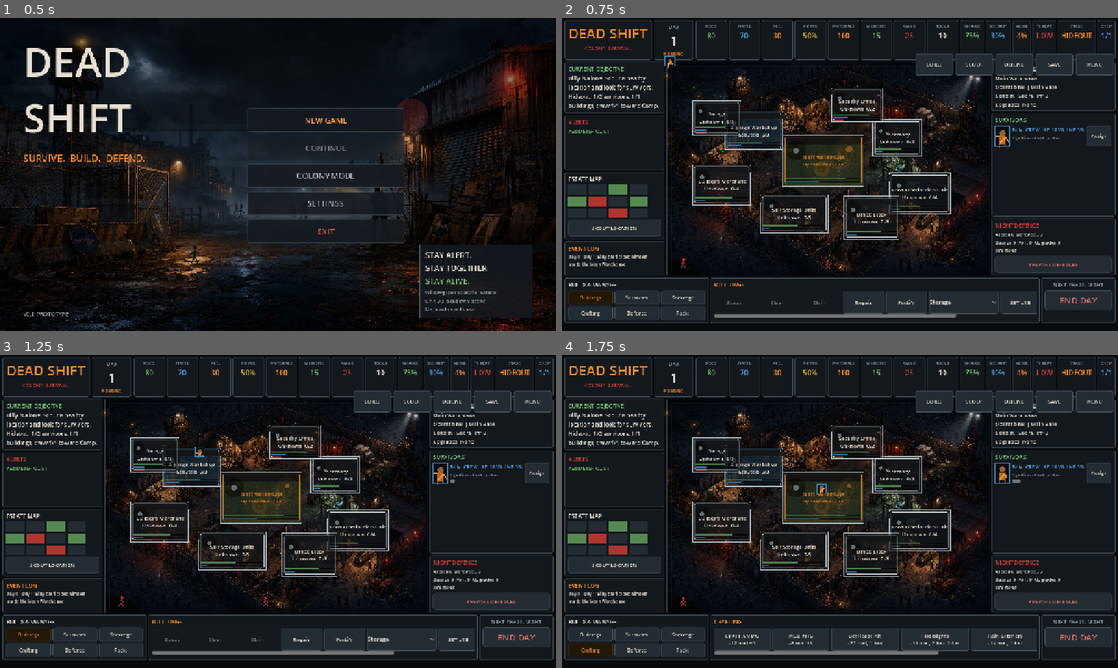
Above: before the commit, frames 1-4 (two rows, left to right).
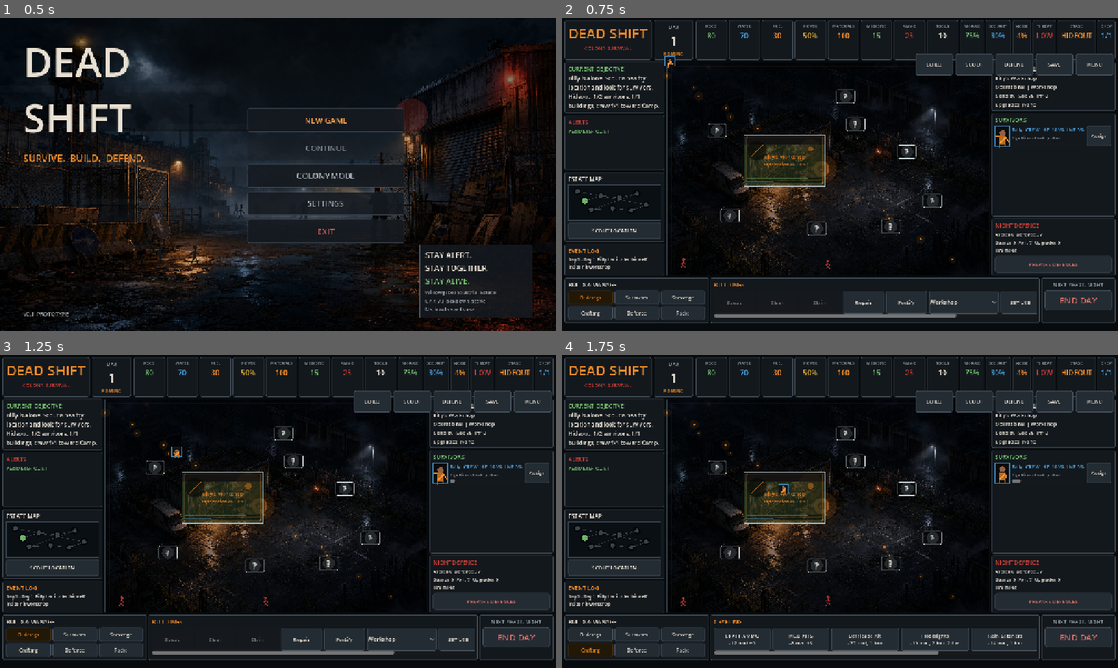
Above: after the commit, the same moments.

Repository: Robbed91/Dead-
Game: Godot game, scene res://scenes/MainMenu.tscn
Same seed, same stepped clock (60 frames per second), same inputs: the game is played once before the commit and once after it.
Inputs:
- Up to frame 1 (0.5 s): no input
- Up to frame 2 (0.75 s): click "COLONY MODE" at 0.5 s
- Up to frame 3 (1.25 s): no input
- Up to frame 4 (1.75 s): click "Crafting" at 1.25 s

Frame 1 is identical in both runs. In frame 2, 14% of the frame differs, in the area x 0-89%, y 14-92%; in frame 3, 14%; in frame 4, 14%.

Commit message:
Add staged colony backgrounds and sparse start map

Diff:
--- a/data/starting_buildings.gd
+++ b/data/starting_buildings.gd
@@ -2,8 +2,8 @@
 
 static func get_data() -> Array:
 	return [
-		{"id": 1, "name": "Main Warehouse", "type": "Base", "status": "Operational", "condition": 80, "security": 45, "infestation": 0, "power_required": 0, "noise": 5, "capacity": 6, "current_use": "Main Base", "assigned_survivors": [], "upgrades": [], "stored_supplies": {}},
-		{"id": 2, "name": "Signage Workshop", "type": "Crafting", "status": "Scouted", "condition": 65, "security": 25, "infestation": 20, "power_required": 5, "noise": 15, "capacity": 3, "current_use": "None", "assigned_survivors": [], "upgrades": [], "stored_supplies": {}},
+		{"id": 1, "name": "Main Warehouse", "type": "Base", "status": "Operational", "condition": 80, "security": 35, "infestation": 0, "power_required": 0, "noise": 5, "capacity": 3, "current_use": "Workshop", "assigned_survivors": [], "upgrades": [], "stored_supplies": {}},
+		{"id": 2, "name": "Signage Workshop", "type": "Crafting", "status": "Unknown", "condition": 65, "security": 25, "infestation": 20, "power_required": 5, "noise": 15, "capacity": 3, "current_use": "None", "assigned_survivors": [], "upgrades": [], "stored_supplies": {}},
 		{"id": 3, "name": "Builder's Merchant", "type": "Supplies", "status": "Unknown", "condition": 70, "security": 20, "infestation": 35, "power_required": 0, "noise": 10, "capacity": 4, "current_use": "None", "assigned_survivors": [], "upgrades": [], "stored_supplies": {}},
 		{"id": 4, "name": "Pharmacy", "type": "Medical", "status": "Unknown", "condition": 60, "security": 15, "infestation": 40, "power_required": 3, "noise": 8, "capacity": 2, "current_use": "None", "assigned_survivors": [], "upgrades": [], "stored_supplies": {}},
 		{"id": 5, "name": "Garage", "type": "Vehicle", "status": "Unknown", "condition": 70, "security": 25, "infestation": 25, "power_required": 4, "noise": 20, "capacity": 3, "current_use": "None", "assigned_survivors": [], "upgrades": [], "stored_supplies": {}},
--- a/scripts/GameManager.gd
+++ b/scripts/GameManager.gd
@@ -38,7 +38,7 @@
 	phase = "Morning"
 	game_over_message = ""
 	colony_tier_index = _calculate_colony_tier_index()
-	add_log("Day 1: Billy barricaded himself inside the Main Warehouse.")
+	add_log("Day 1: Billy barricaded himself inside his workshop.")
 	_update_objective()
 	SaveManager.save_game(event_log)
 	state_changed.emit()
--- a/scripts/MainMenu.gd
+++ b/scripts/MainMenu.gd
@@ -7,7 +7,7 @@
 const GREEN := Color("#70b86b")
 const TEXT := Color("#e8e0d2")
 const MUTED := Color("#9aa4aa")
-const MENU_BACKGROUND := preload("res://assets/placeholders/menu_background.png")
+const MENU_BACKGROUND := preload("res://assets/backgrounds/main_menu.png")
 
 var continue_button: Button
 var backdrop_layer: Control
--- a/scripts/ResourceManager.gd
+++ b/scripts/ResourceManager.gd
@@ -31,7 +31,7 @@
 		"infection_risk": 5,
 		"noise": 4,
 		"horde_threat": 0,
-		"beds": 6,
+		"beds": 2,
 		"population": 1,
 		"day_number": 1
 	}
--- a/scripts/UIManager.gd
+++ b/scripts/UIManager.gd
@@ -14,7 +14,12 @@
 const YELLOW := Color("#d9aa38")
 const TEXT := Color("#e8e0d2")
 const MUTED := Color("#91a0a6")
-const ESTATE_BACKGROUND := preload("res://assets/placeholders/estate_background.png")
+const HIDEOUT_BACKGROUND := preload("res://assets/backgrounds/hideout.png")
+const CAMP_BACKGROUND := preload("res://assets/backgrounds/camp.png")
+const COMMUNITY_BACKGROUND := preload("res://assets/backgrounds/community.png")
+const SETTLEMENT_BACKGROUND := preload("res://assets/backgrounds/settlement.png")
+const DISTRICT_BACKGROUND := preload("res://assets/backgrounds/district.png")
+const CITY_BACKGROUND := preload("res://assets/backgrounds/city.png")
 
 const BUILDING_LAYOUT := {
 	"Main Warehouse": Rect2(0.36, 0.34, 0.25, 0.24),
@@ -26,6 +31,18 @@
 	"Food Distribution Unit": Rect2(0.69, 0.52, 0.19, 0.19),
 	"Self-Storage Units": Rect2(0.29, 0.62, 0.21, 0.18),
 	"Office Block": Rect2(0.55, 0.63, 0.17, 0.2),
+}
+
+const HIDEOUT_LAYOUT := {
+	"Main Warehouse": Rect2(0.24, 0.34, 0.25, 0.24),
+	"Signage Workshop": Rect2(0.55, 0.25, 0.07, 0.08),
+	"Builder's Merchant": Rect2(0.16, 0.68, 0.07, 0.08),
+	"Pharmacy": Rect2(0.71, 0.38, 0.07, 0.08),
+	"Garage": Rect2(0.12, 0.28, 0.07, 0.08),
+	"Security Office": Rect2(0.52, 0.12, 0.07, 0.08),
+	"Food Distribution Unit": Rect2(0.79, 0.61, 0.07, 0.08),
+	"Self-Storage Units": Rect2(0.43, 0.74, 0.07, 0.08),
+	"Office Block": Rect2(0.66, 0.73, 0.07, 0.08),
 }
 
 var active_tab := "Buildings"
@@ -180,16 +197,11 @@
 
 	var map := _add_panel(left, Vector2(0, 140))
 	map.add_child(_label("ESTATE MAP", 13, TEXT))
-	var grid := GridContainer.new()
-	grid.columns = 4
-	grid.add_theme_constant_override("h_separation", 5)
-	grid.add_theme_constant_override("v_separation", 5)
+	var grid := Control.new()
+	grid.custom_minimum_size = Vector2(0, 82)
+	grid.size_flags_horizontal = Control.SIZE_EXPAND_FILL
+	grid.draw.connect(_draw_estate_minimap.bind(grid))
 	map.add_child(grid)
-	for i in range(12):
-		var tile := ColorRect.new()
-		tile.custom_minimum_size = Vector2(42, 22)
-		tile.color = GREEN.darkened(0.25) if i in [2, 4, 7] else (RED.darkened(0.1) if i in [5, 10] else PANEL_LIGHT)
-		grid.add_child(tile)
 	var scout := _small_button("SCOUT LOCATION")
 	scout.pressed.connect(_show_scavenge_popup)
 	map.add_child(scout)
@@ -348,7 +360,8 @@
 func _draw_estate_map(map: Control) -> void:
 	var size := map.size
 	map.draw_rect(Rect2(Vector2.ZERO, size), Color("#101519"), true)
-	map.draw_texture_rect(ESTATE_BACKGROUND, Rect2(Vector2.ZERO, size), false, Color(0.96, 0.96, 0.96, 0.94))
+	var background := _stage_background()
+	map.draw_texture_rect(background, Rect2(Vector2.ZERO, size), false, Color(0.96, 0.96, 0.96, 0.94))
 	map.draw_rect(Rect2(Vector2.ZERO, size), Color(0.0, 0.0, 0.0, 0.12), true)
 	_draw_growth_perimeter(map)
 	var fire_pulse := 0.72 + (sin(ambient_time * 6.0) + 1.0) * 0.12
@@ -365,6 +378,9 @@
 		_draw_zombie_silhouette(map, pos, 0.75, RED.darkened(0.15))
 	for building in BuildingManager.buildings:
 		var rect := _building_rect(map, building)
+		if _is_expansion_marker(building):
+			_draw_expansion_marker(map, building, rect)
+			continue
 		var color := _building_color(building).darkened(0.15)
 		map.draw_rect(rect.grow(3), Color(0.02, 0.024, 0.027, 0.32), true)
 		map.draw_rect(rect, Color(color.r, color.g, color.b, 0.28), true)
@@ -390,6 +406,14 @@
 		_draw_map_light(map, lamp, 5.0 + pulse * 3.0, ORANGE)
 	if String(building.get("status", "")) == "Infested":
 		_draw_zombie_silhouette(map, rect.position + rect.size * Vector2(0.78, 0.68), 0.75, RED)
+
+func _draw_expansion_marker(map: Control, building: Dictionary, rect: Rect2) -> void:
+	var pulse := 0.55 + (sin(ambient_time * 2.8 + float(building.get("id", 0))) + 1.0) * 0.15
+	var center := rect.position + rect.size * 0.5
+	var color := BLUE if String(building.get("status", "")) == "Scouted" else MUTED
+	map.draw_circle(center, 18.0, Color(0.0, 0.0, 0.0, 0.52))
+	map.draw_circle(center, 13.0 + pulse * 2.0, Color(color.r, color.g, color.b, 0.32))
+	map.draw_circle(center, 4.0, color)
 
 func _draw_growth_perimeter(map: Control) -> void:
 	var size := map.size
@@ -450,6 +474,26 @@
 			return TEXT
 	return MUTED
 
+func _draw_estate_minimap(node: Control) -> void:
+	var size := node.size
+	node.draw_rect(Rect2(Vector2.ZERO, size), Color("#0a0f13"), true)
+	node.draw_rect(Rect2(Vector2.ZERO, size), Color("#34404a"), false, 1)
+	var points := [
+		Vector2(0.18, 0.45), Vector2(0.35, 0.3), Vector2(0.55, 0.36),
+		Vector2(0.74, 0.25), Vector2(0.25, 0.7), Vector2(0.48, 0.66),
+		Vector2(0.68, 0.72), Vector2(0.84, 0.56), Vector2(0.1, 0.18)
+	]
+	for i in range(points.size()):
+		var building: Dictionary = BuildingManager.buildings[i]
+		var pos := Vector2(points[i].x * size.x, points[i].y * size.y)
+		var color := _building_color(building)
+		var radius := 5.0 if String(building.get("status", "")) == "Unknown" else 7.0
+		node.draw_circle(pos, radius + 4.0, Color(0, 0, 0, 0.45))
+		node.draw_circle(pos, radius, color)
+		if i > 0:
+			var prev := Vector2(points[i - 1].x * size.x, points[i - 1].y * size.y)
+			node.draw_line(prev, pos, Color("#3b454e"), 1)
+
 func _draw_map_bar(map: Control, pos: Vector2, width: float, value: float, color: Color) -> void:
 	map.draw_rect(Rect2(pos, Vector2(width, 3)), Color("#060809"), true)
 	map.draw_rect(Rect2(pos, Vector2(width * value, 3)), color, true)
@@ -460,13 +504,38 @@
 		if not building_buttons.has(id):
 			continue
 		var button: Button = building_buttons[id]
+		button.text = _building_button_text(building)
+		button.add_theme_font_size_override("font_size", 12 if not _is_expansion_marker(building) else 18)
 		var rect := _building_rect(map, building).grow(-4)
 		button.position = rect.position
 		button.size = rect.size
 
 func _building_rect(map: Control, building: Dictionary) -> Rect2:
-	var layout: Rect2 = BUILDING_LAYOUT.get(String(building["name"]), Rect2(0.4, 0.4, 0.16, 0.16))
+	var layouts := HIDEOUT_LAYOUT if GameManager.colony_tier_index == 0 else BUILDING_LAYOUT
+	var layout: Rect2 = layouts.get(String(building["name"]), Rect2(0.4, 0.4, 0.16, 0.16))
 	return Rect2(Vector2(layout.position.x * map.size.x, layout.position.y * map.size.y), Vector2(layout.size.x * map.size.x, layout.size.y * map.size.y))
+
+func _stage_background() -> Texture2D:
+	match GameManager.colony_tier_index:
+		0:
+			return HIDEOUT_BACKGROUND
+		1:
+			return CAMP_BACKGROUND
+		2:
+			return COMMUNITY_BACKGROUND
+		3:
+			return SETTLEMENT_BACKGROUND
+		4:
+			return DISTRICT_BACKGROUND
+		_:
+			return CITY_BACKGROUND
+
+func _is_expansion_marker(building: Dictionary) -> bool:
+	if GameManager.colony_tier_index >= 2:
+		return false
+	if String(building.get("status", "")) in ["Claimed", "Operational", "Fortified"]:
+		return false
+	return String(building.get("status", "")) in ["Unknown", "Scouted", "Infested", "Cleared"]
 
 func _connect_signals() -> void:
 	GameManager.state_changed.connect(_refresh)
@@ -730,7 +799,7 @@
 	for upgrade_id in upgrades:
 		upgrade_names.append(BuildingManager.get_upgrade_name(String(upgrade_id)))
 	var upgrade_text := "None" if upgrade_names.is_empty() else ", ".join(upgrade_names)
-	selected_building_label.text = "%s\n%s | %s\nCond %d  Sec %d  Inf %d\nUpgrades: %s" % [building["name"], building["status"], building["current_use"], building["condition"], building["security"], building["infestation"], upgrade_text]
+	selected_building_label.text = "%s\n%s | %s\nCond %d  Sec %d  Inf %d\nUpgrades: %s" % [_building_display_name(building), building["status"], building["current_use"], building["condition"], building["security"], building["infestation"], upgrade_text]
 
 func _refresh_night_preview() -> void:
 	if night_preview_label == null:
@@ -936,7 +1005,7 @@
 		close_empty.pressed.connect(_dismiss_modal)
 		box.add_child(close_empty)
 		return
-	var summary := _label("%s\n%s | %s | condition %d | security %d | infestation %d" % [building["name"], building["status"], building["current_use"], building["condition"], building["security"], building["infestation"]], 14, TEXT, HORIZONTAL_ALIGNMENT_CENTER)
+	var summary := _label("%s\n%s | %s | condition %d | security %d | infestation %d" % [_building_display_name(building), building["status"], building["current_use"], building["condition"], building["security"], building["infestation"]], 14, TEXT, HORIZONTAL_ALIGNMENT_CENTER)
 	summary.autowrap_mode = TextServer.AUTOWRAP_WORD_SMART
 	box.add_child(summary)
 
@@ -1243,8 +1312,17 @@
 	return {}
 
 func _building_button_text(building: Dictionary) -> String:
+	if _is_expansion_marker(building):
+		if String(building.get("status", "")) == "Unknown":
+			return "?"
+		return "!\n%s" % String(building.get("status", ""))
 	var assigned := Array(building.get("assigned_survivors", []))
-	return "%s\n%s  %d/%d" % [building["name"], building["status"], assigned.size(), int(building.get("capacity", 0))]
+	return "%s\n%s  %d/%d" % [_building_display_name(building), building["status"], assigned.size(), int(building.get("capacity", 0))]
+
+func _building_display_name(building: Dictionary) -> String:
+	if GameManager.colony_tier_index == 0 and String(building.get("name", "")) == "Main Warehouse":
+		return "Billy's Workshop"
+	return String(building.get("name", "Unknown"))
 
 func _can_building_action(building: Dictionary, action: String) -> bool:
 	match action:
--- a/tests/SmokeTest.gd
+++ b/tests/SmokeTest.gd
@@ -23,6 +23,8 @@
 	_assert_eq(String(GameManager.get_colony_tier().get("name", "")), "Hideout", "starting tier is hideout")
 	_assert_true(BuildingManager.buildings.size() >= 9, "starting buildings loaded")
 
+	var scout_result := GameManager.building_action(2, "Scout")
+	_assert_true(bool(scout_result.get("ok", false)), "can scout unknown Signage Workshop")
 	var clear_result := GameManager.building_action(2, "Clear")
 	_assert_true(bool(clear_result.get("ok", false)), "can clear scouted Signage Workshop")
 	var claim_result := GameManager.building_action(2, "Claim")
Binary file added: assets/backgrounds/camp.png
Binary file added: assets/backgrounds/city.png
Binary file added: assets/backgrounds/community.png
Binary file added: assets/backgrounds/district.png
Binary file added: assets/backgrounds/hideout.png
Renamed: assets/placeholders/menu_background.png -> assets/backgrounds/main_menu.png
Binary file added: assets/backgrounds/settlement.png
Binary file removed: assets/placeholders/estate_background.png
